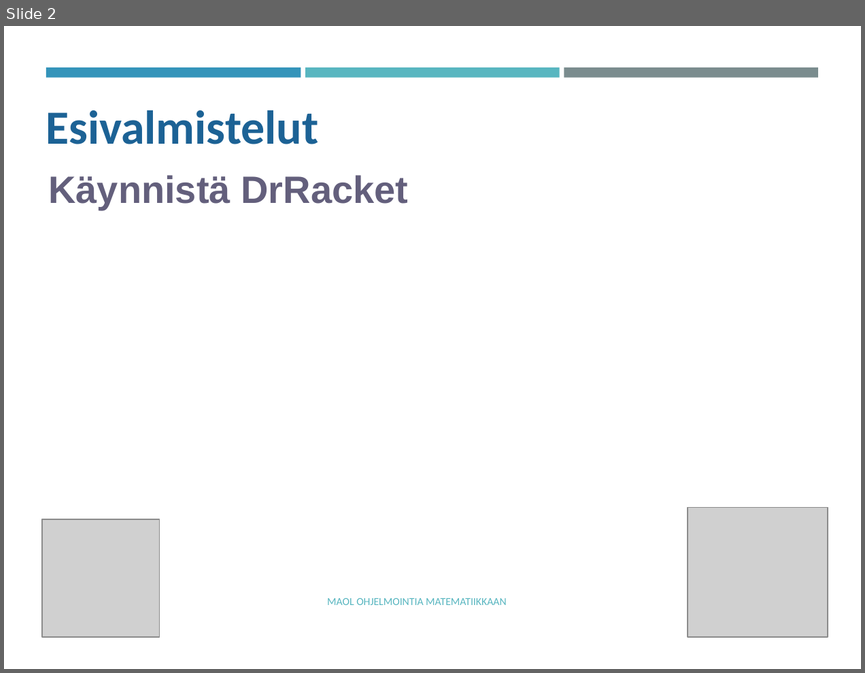
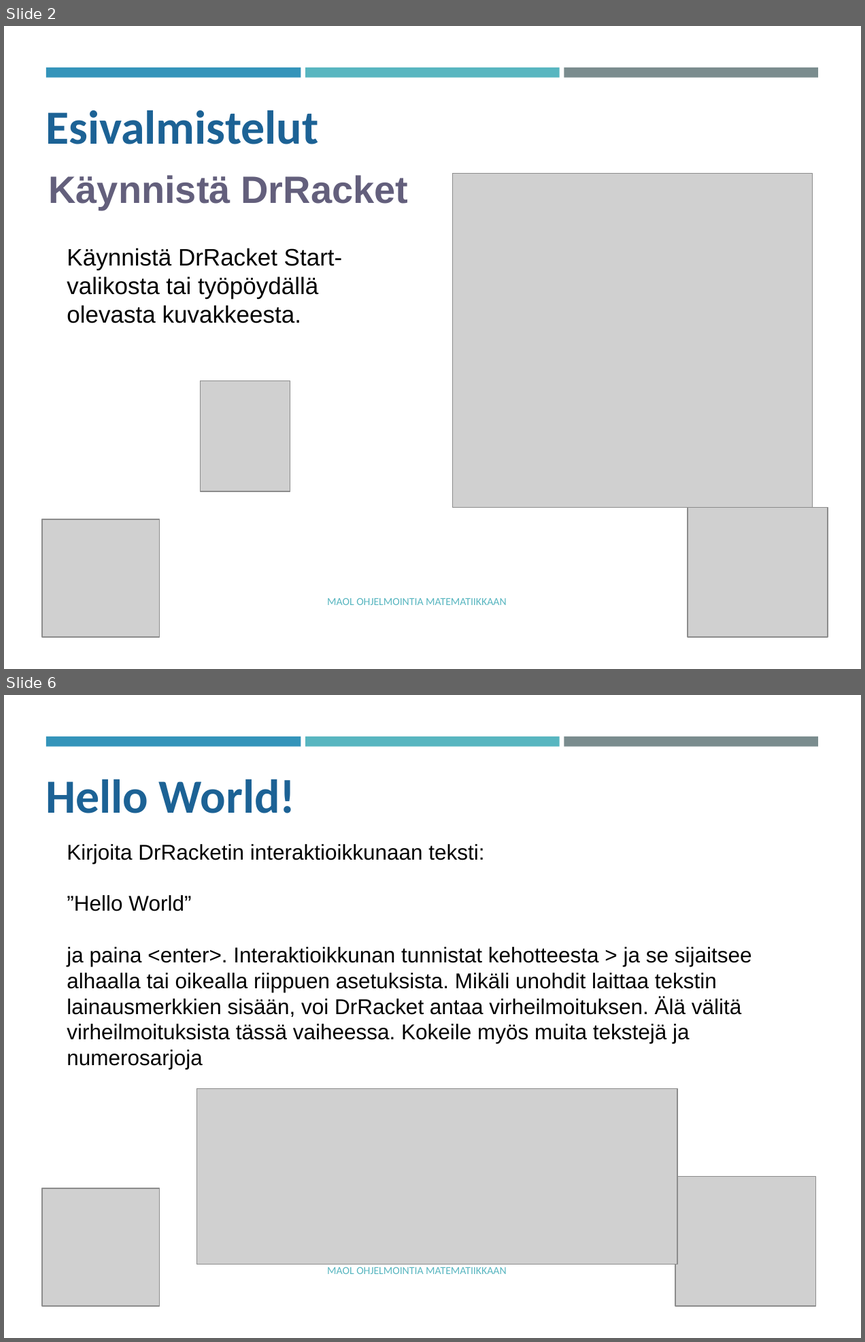
Before and after one commit to tyynetyyne/tyynetyyne.github.io, a slide deck: tehtavat/tiedostot/maol/power_point/Racket-MAOL-5-6-tutustuminen-ohjelmointiymparistoon.pptx. Shown one above the other, each under a label of ours: slide 2 before the commit, slides 2 and 6 after it; the slides between them are not shown. The pictures are 865x673 and 865x1342 pixels, drawn with LibreOffice and Linux fonts; fonts in the diff are those of the drawing; grey boxes stand for pictures. Boxes give left, top, right and bottom in pixels: in the first picture for what was removed or moved away, otherwise in the second. Text is boxed around its words. In the diff, an @@ line names an element or a change of style, - is before the commit and + after.

```diff
--- a/tehtavat/tiedostot/maol/power_point/Racket-MAOL-5-6-tutustuminen-ohjelmointiymparistoon.pptx
+++ b/tehtavat/tiedostot/maol/power_point/Racket-MAOL-5-6-tutustuminen-ohjelmointiymparistoon.pptx
@@ slide 6 added at (x1=4, y1=695, x2=861, y2=1338), background #FFFFFF; not listed: 3 template elements that a slide beside it also shows @@
@@ text added at (x1=45, y1=779, x2=296, y2=813), 40 pt, text #1D6294, bold @@
+Hello World!
@@ text added at (x1=67, y1=844, x2=752, y2=1069), 18 pt, text #000000 @@
+Kirjoita DrRacketin interaktioikkunaan teksti:
+”Hello World”
+ja paina <enter>. Interaktioikkunan tunnistat kehotteesta > ja se sijaitsee alhaalla tai oikealla riippuen asetuksista. Mikäli unohdit laittaa tekstin lainausmerkkien sisään, voi DrRacket antaa virheilmoituksen. Älä välitä virheilmoituksista tässä vaiheessa. Kokeile myös muita tekstejä ja numerosarjoja
@@ picture added at (x1=197, y1=1088, x2=677, y2=1264) @@
@@ picture added at (x1=675, y1=1176, x2=815, y2=1305) @@
@@ picture added at (x1=41, y1=1187, x2=159, y2=1305) @@
@@ text added at (x1=327, y1=1267, x2=507, y2=1274), 9 pt, text #58B6C0 @@
+MAOL OHJELMOINTIA MATEMATIIKKAAN
@@ slide 2 changed as well @@
@@ picture added at (x1=453, y1=174, x2=813, y2=507) @@
@@ text added at (x1=67, y1=248, x2=343, y2=323), 20 pt, text #000000 @@
+Käynnistä DrRacket Start-valikosta tai työpöydällä olevasta kuvakkeesta.
@@ picture added at (x1=201, y1=381, x2=290, y2=491) @@
```
Also in this commit, not shown: 6 other slides changed, 11 other slides added, 3 slides removed.
